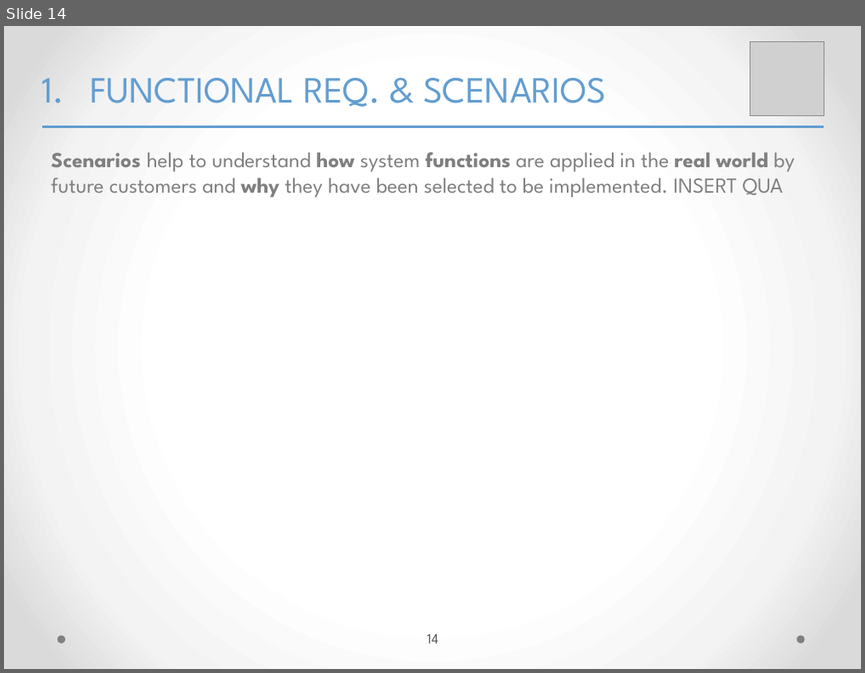
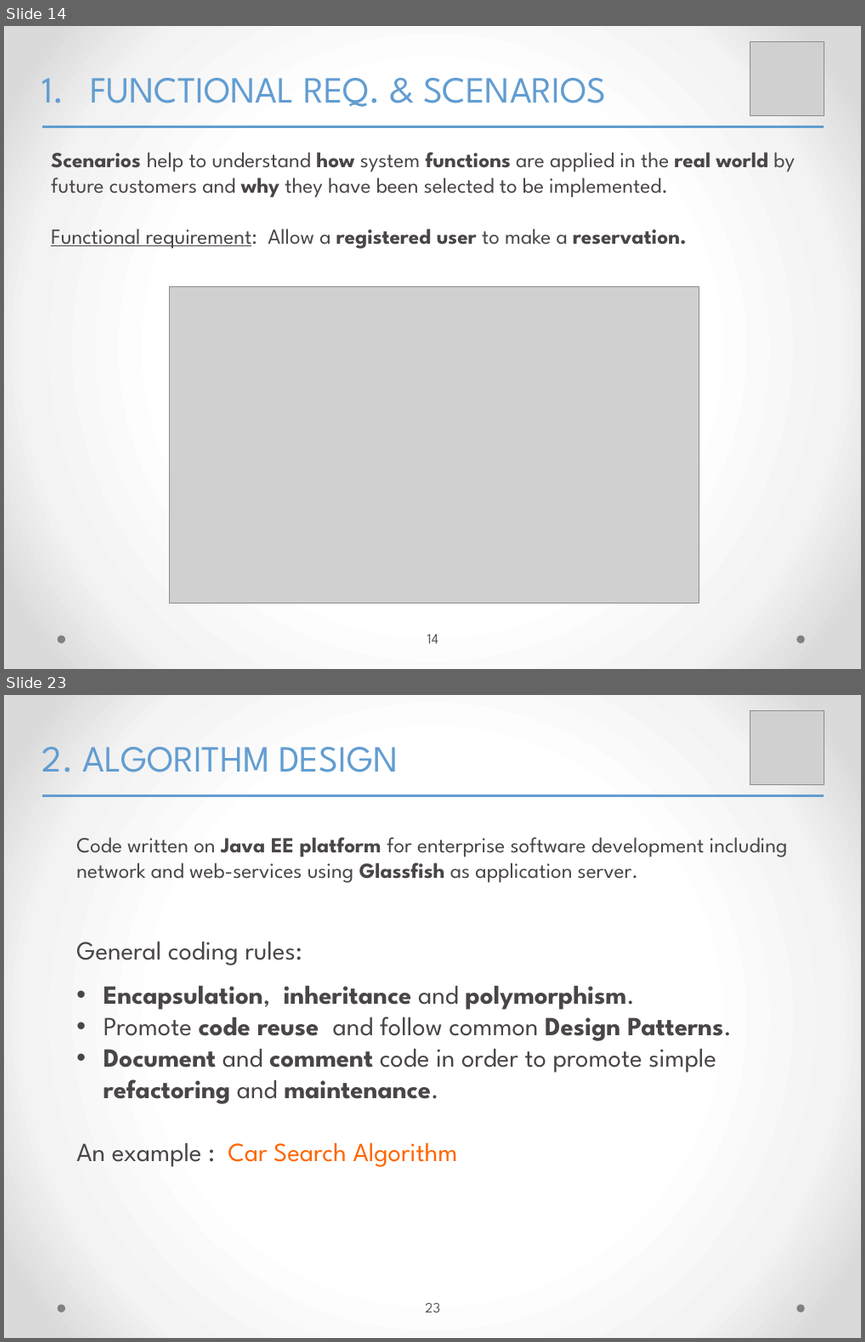
Before and after one commit to yangi92/SE2_PowerEnJoy, a slide deck: PP/FinalPresentation.pptx. Shown one above the other, each under a label of ours: slide 14 before the commit, slides 14 and 23 after it; the slides between them are not shown. The pictures are 865x673 and 865x1342 pixels, drawn with LibreOffice and Linux fonts; fonts in the diff are those of the drawing; grey boxes stand for pictures. Boxes give left, top, right and bottom in pixels: in the first picture for what was removed or moved away, otherwise in the second. Text is boxed around its words. In the diff, an @@ line names an element or a change of style, - is before the commit and + after.

```diff
--- a/PP/FinalPresentation.pptx
+++ b/PP/FinalPresentation.pptx
@@ slide 23 added at bbox=[4, 695, 861, 1338], background gradient #FFFFFF to #F4F4F4 to #DADADA; not listed: 2 template elements that a slide beside it also shows @@
@@ picture added at bbox=[750, 710, 824, 785] @@
@@ text added at bbox=[42, 747, 398, 772], 31 pt, text #629DD1 @@
+2. ALGORITHM DESIGN
@@ line added from (42, 795) to (824, 795), #629DD1 2.25 pt @@
@@ text added at bbox=[76, 837, 788, 1167], 22 pt, text #4A4546 @@
+Code written on Java EE platform for enterprise software development including network and web-services using Glassfish as application server.
+General coding rules:
+• Encapsulation, inheritance and polymorphism.
+• Promote code reuse and follow common Design Patterns.
+• Document and comment code in order to promote simple refactoring and maintenance.
+An example : Car Search Algorithm
@@ page number added at bbox=[425, 1303, 440, 1312], 12 pt, text #595959 @@
+23
@@ slide 14 changed as well @@
@@ text at bbox=[51, 152, 794, 249]: text changed; text colour #7F7F7F to #4A4546 @@
-Scenarios help to understand how system functions are applied in the real world by future customers and why they have been selected to be implemented. INSERT QUA
+Scenarios help to understand how system functions are applied in the real world by future customers and why they have been selected to be implemented.
+Functional requirement: Allow a registered user to make a reservation.
@@ picture added at bbox=[170, 286, 698, 603] @@
```
Also in this commit, not shown: 8 other slides changed, 22 other slides added, 5 other files.
